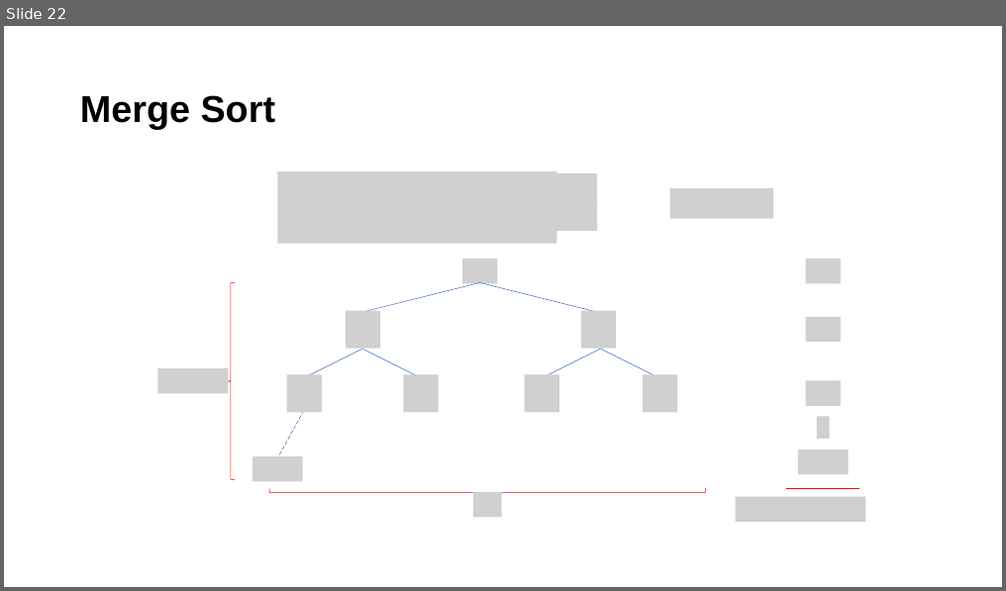
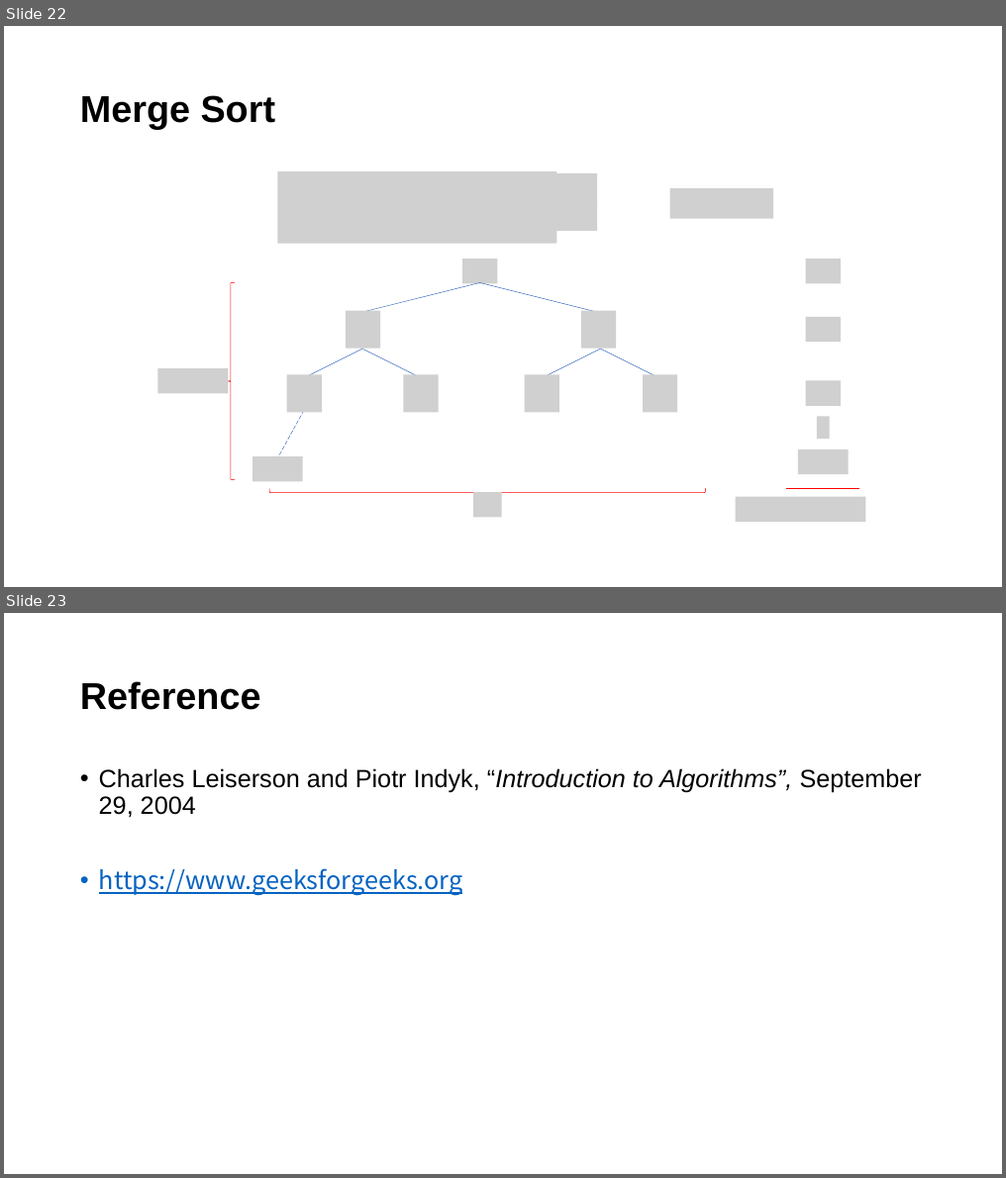
Before and after one commit to mlailab-skku/mlailab-skku.github.io, a slide deck: files/insertion_and_merge_sort.pptm. Shown one above the other, each under a label of ours: slide 22 before the commit, slides 22 and 23 after it. The pictures are 1006x591 and 1006x1178 pixels, drawn with LibreOffice and Linux fonts; fonts in the diff are those of the drawing; grey boxes stand for pictures. Boxes give left, top, right and bottom in pixels: in the first picture for what was removed or moved away, otherwise in the second. Text is boxed around its words. In the diff, an @@ line names an element or a change of style, - is before the commit and + after.

```diff
--- a/files/insertion_and_merge_sort.pptm
+++ b/files/insertion_and_merge_sort.pptm
@@ slide 23 added at <box>4,613,1002,1174</box>, background #FFFFFF @@
@@ title added at <box>80,681,261,710</box>, 36 pt, text #000000, bold @@
+Reference
@@ text added at <box>99,768,922,896</box>, 24 pt, text #000000 @@
+• Charles Leiserson and Piotr Indyk, “Introduction to Algorithms”, September 29, 2004
+• https://www.geeksforgeeks.org
```
Also in this commit, not shown: 17 other files.
